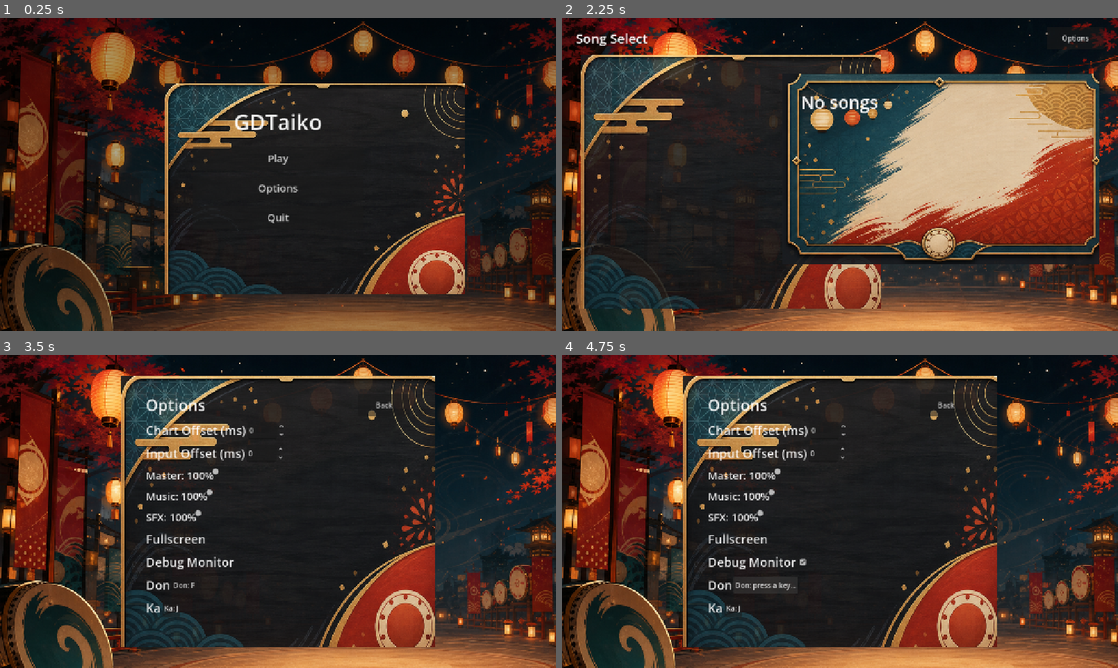
Above: before the commit, frames 1-4 (two rows, left to right).
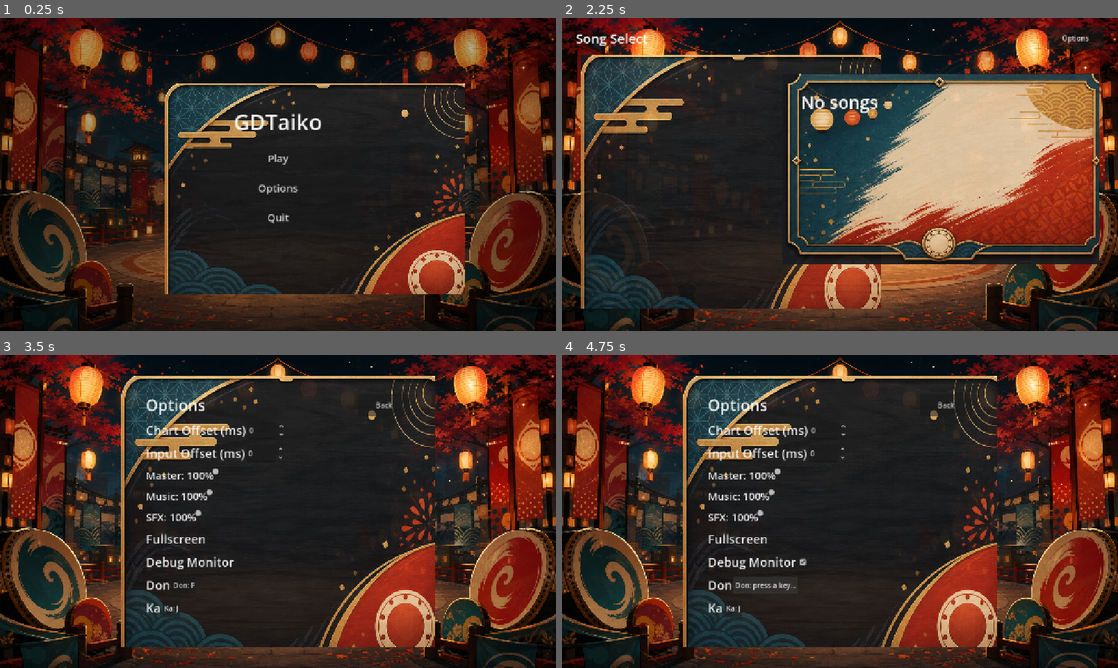
Above: after the commit, the same moments.

Repository: psygames-lab/GDTaiko
Game: Godot game, scene res://scenes/Main.tscn
Same seed, same stepped clock (60 frames per second), same inputs: the game is played once before the commit and once after it.
Inputs (mouse positions are in pixels of both pictures, inside the frame that each line leads up to):
- Up to frame 1 (0.25 s): no input
- Up to frame 2 (2.25 s): click "Options" at 0.5 s; click "Back" at 1.25 s; click "Play" at 2 s
- Up to frame 3 (3.5 s): click "Options" at 2.75 s
- Up to frame 4 (4.75 s): click (801, 561) at 3.5 s; click "Don: F" at 4.25 s

The runs differ from the first frame. In frame 1, 40% of the frame differs, in the area x 0-100%, y 0-100%; in frame 2, 24%; in frame 3, 39%; in frame 4, 39%.

Commit message:
fix: scale skin backgrounds to viewport

Diff:
--- a/scripts/app/main.gd
+++ b/scripts/app/main.gd
@@ -80,10 +80,12 @@
 	if texture != null:
 		var background := TextureRect.new()
 		background.name = "Background"
+		background.position = Vector2.ZERO
+		background.expand_mode = TextureRect.EXPAND_IGNORE_SIZE
+		background.stretch_mode = TextureRect.STRETCH_SCALE
 		background.texture = texture
-		background.set_anchors_preset(Control.PRESET_FULL_RECT)
-		background.stretch_mode = TextureRect.STRETCH_KEEP_ASPECT_COVERED
 		add_child(background)
+		background.size = VIEWPORT_SIZE
 		return
 
 	var fallback := ColorRect.new()
--- a/scripts/gameplay/gameplay_controller.gd
+++ b/scripts/gameplay/gameplay_controller.gd
@@ -148,12 +148,13 @@
 		return
 	skin_background = TextureRect.new()
 	skin_background.name = "SkinBackground"
+	skin_background.expand_mode = TextureRect.EXPAND_IGNORE_SIZE
+	skin_background.stretch_mode = TextureRect.STRETCH_SCALE
 	skin_background.texture = texture
-	skin_background.size = VIEWPORT_SIZE
-	skin_background.stretch_mode = TextureRect.STRETCH_KEEP_ASPECT_COVERED
 	skin_background.modulate = Color(1.0, 1.0, 1.0, 0.78)
 	skin_background.z_index = -100
 	add_child(skin_background)
+	skin_background.size = VIEWPORT_SIZE
 
 
 func _load_png_texture(path: String) -> Texture2D:
--- a/scripts/ui/options_menu.gd
+++ b/scripts/ui/options_menu.gd
@@ -434,10 +434,12 @@
 	if texture is Texture2D:
 		var background := TextureRect.new()
 		background.name = "Background"
+		background.position = Vector2.ZERO
+		background.expand_mode = TextureRect.EXPAND_IGNORE_SIZE
+		background.stretch_mode = TextureRect.STRETCH_SCALE
 		background.texture = texture
-		background.set_anchors_preset(Control.PRESET_FULL_RECT)
-		background.stretch_mode = TextureRect.STRETCH_KEEP_ASPECT_COVERED
 		add_child(background)
+		background.size = VIEWPORT_SIZE
 	else:
 		var fallback := ColorRect.new()
 		fallback.name = "Background"
--- a/scripts/ui/song_select.gd
+++ b/scripts/ui/song_select.gd
@@ -250,10 +250,12 @@
 	if texture != null:
 		var background := TextureRect.new()
 		background.name = "Background"
+		background.position = Vector2.ZERO
+		background.expand_mode = TextureRect.EXPAND_IGNORE_SIZE
+		background.stretch_mode = TextureRect.STRETCH_SCALE
 		background.texture = texture
-		background.set_anchors_preset(Control.PRESET_FULL_RECT)
-		background.stretch_mode = TextureRect.STRETCH_KEEP_ASPECT_COVERED
 		add_child(background)
+		background.size = VIEWPORT_SIZE
 		return
 
 	var fallback := ColorRect.new()
--- a/tests/app/test_main_scene.gd
+++ b/tests/app/test_main_scene.gd
@@ -15,6 +15,10 @@
 	_assert(scene.get_node_or_null("MenuPanel/MainMenu/OptionsButton") != null, "Main menu should show an Options button")
 	_assert(scene.get_node_or_null("MenuPanel") is TextureRect, "Main menu should use the generated UI panel texture")
 	_assert(scene.get_node_or_null("BackgroundDim") is ColorRect, "Main menu should dim the busy background behind UI")
+	var background := scene.get_node_or_null("Background") as TextureRect
+	_assert(background != null and background.stretch_mode == TextureRect.STRETCH_SCALE, "Main menu background should scale the full image without cropping")
+	_assert(background != null and background.expand_mode == TextureRect.EXPAND_IGNORE_SIZE, "Main menu background should ignore texture minimum size")
+	_assert(background != null and background.size == Vector2(1280, 720), "Main menu background should fill the 1280x720 viewport")
 	var panel := scene.get_node_or_null("MenuPanel") as Control
 	_assert(panel != null and panel.size.x <= 560.0, "Main menu panel should stay compact")
 	_assert(panel != null and panel.position.x >= 340.0, "Main menu panel should be centered with safe margins")
--- a/tests/gameplay/test_gameplay_controller.gd
+++ b/tests/gameplay/test_gameplay_controller.gd
@@ -73,6 +73,9 @@
 	_assert(controller.clock != null, "SongClock should be built")
 	_assert(controller.lane != null, "NoteLane should be built")
 	_assert(controller.get_node_or_null("SkinBackground") != null, "Gameplay should show a skin background")
+	_assert(controller.skin_background.stretch_mode == TextureRect.STRETCH_SCALE, "Gameplay background should scale the full stage image without cropping")
+	_assert(controller.skin_background.expand_mode == TextureRect.EXPAND_IGNORE_SIZE, "Gameplay background should ignore texture minimum size")
+	_assert(controller.skin_background.size == Vector2(1280, 720), "Gameplay background should fill the 1280x720 viewport")
 	_assert(controller.get_node_or_null("SkinCharacter") != null, "Gameplay should show the generated character skin")
 	_assert(controller.get_node_or_null("SkinProps") != null, "Gameplay should show generated prop art")
 	_assert(controller.skin_character.position.y >= NoteLane.NOTE_Y + 120.0, "Character art should stay below the note lane focus area")
--- a/tests/ui/test_options_menu.gd
+++ b/tests/ui/test_options_menu.gd
@@ -39,6 +39,10 @@
 
 	_assert(menu.get_node_or_null("OptionsPanel/OptionsContainer/Header/BackButton") != null, "Options menu should show a Back button")
 	_assert(menu.get_node_or_null("BackgroundDim") is ColorRect, "Options menu should dim the background behind UI")
+	var background := menu.get_node_or_null("Background") as TextureRect
+	_assert(background != null and background.stretch_mode == TextureRect.STRETCH_SCALE, "Options background should scale the full image without cropping")
+	_assert(background != null and background.expand_mode == TextureRect.EXPAND_IGNORE_SIZE, "Options background should ignore texture minimum size")
+	_assert(background != null and background.size == Vector2(1280, 720), "Options background should fill the 1280x720 viewport")
 	_assert(menu.get_node_or_null("OptionsPanel") is TextureRect, "Options menu should use the generated UI panel texture")
 	var panel := menu.get_node_or_null("OptionsPanel") as Control
 	_assert(panel != null and panel.position.x >= 260.0, "Options panel should be centered away from the left edge")
--- a/tests/ui/test_song_select.gd
+++ b/tests/ui/test_song_select.gd
@@ -23,6 +23,10 @@
 	get_root().add_child(select)
 	_assert(select.get_node_or_null("Root/TopBar/OptionsButton") != null, "Song select should show an Options button")
 	_assert(select.get_node_or_null("BackgroundDim") is ColorRect, "Song select should dim the background behind panels")
+	var background := select.get_node_or_null("Background") as TextureRect
+	_assert(background != null and background.stretch_mode == TextureRect.STRETCH_SCALE, "Song select background should scale the full image without cropping")
+	_assert(background != null and background.expand_mode == TextureRect.EXPAND_IGNORE_SIZE, "Song select background should ignore texture minimum size")
+	_assert(background != null and background.size == Vector2(1280, 720), "Song select background should fill the 1280x720 viewport")
 	_assert(select.get_node_or_null("Root/Content/ListPanel") is TextureRect, "Song select list should use the generated UI panel texture")
 	_assert(select.get_node_or_null("Root/Content/DetailPanel") is TextureRect, "Song select details should use the generated UI panel texture")
 	var content := select.get_node_or_null("Root/Content") as Control
